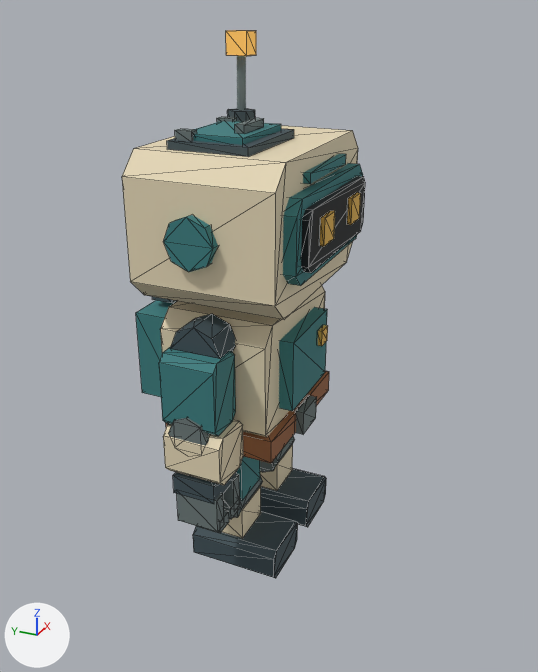
The glTF model assets/models/units/salvage_robot.glb, before and after one commit.
One viewpoint serves both versions: a 50 mm camera at (-1.728, -0.842, 1.529) aimed at (-0.038, -0.082, 0.684). Arrows for +X, +Y and +Z are at lower left; the lights stay in place. The older version comes first. Mesh edges are drawn as thin lines on the coarser meshes. Where no turn or scale is listed for an object, it has been applied to the vertices.

Names of what the first picture shows: 'Back battery', 'Chest power module', 'Dark face', 'Head hinge', 'Head shell', 'Left boot', 'Left forearm', 'Left shoulder axle', 'Left upper arm', 'Right boot', 'Torso shell', 'Visor frame' and 26 more.
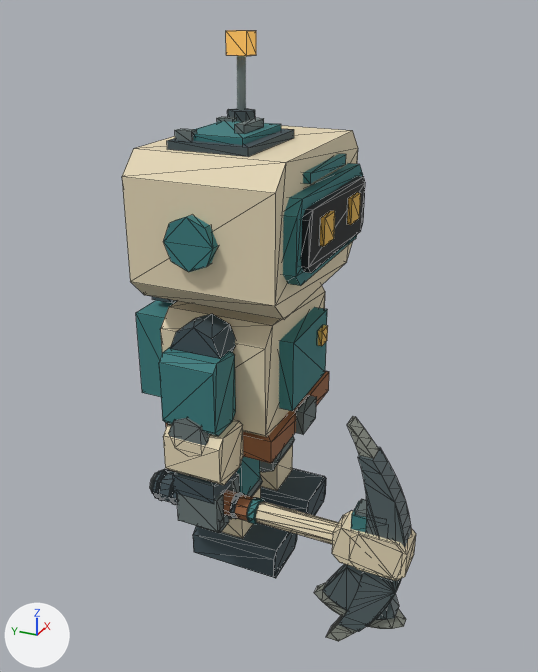
Boxes [x1, y1, x2, y2] around the edits, measured in the pictures (538 x 672 px):
'HeldPickaxe', added: after [150, 416, 416, 642]
    faces in mat_tool_head_steel (greyish cyan #556467): [338, 447, 411, 632]
    faces in mat_tool_shell_cream (beige #e7d9b8): [255, 501, 416, 581]
    faces in mat_tool_honed_edge (grey #90958b): [326, 416, 379, 642]
    faces in mat_tool_socket_iron (dark cyan #3f5057): [152, 469, 244, 519]
    faces in mat_tool_grip_wrap (brown #98623d): [223, 490, 255, 521]
'HeldAxe', added: after [158, 471, 406, 629]
    faces in mat_tool_head_steel (greyish cyan #556467): [323, 564, 399, 620]
    faces in mat_tool_shell_cream (beige #e7d9b8): [332, 510, 360, 567]
    faces in mat_tool_honed_edge (grey #90958b): [314, 582, 406, 629]
    faces in mat_tool_workshop_teal (cyan #397e80): [246, 497, 367, 533]
    faces in mat_tool_bright_steel (grey #6b7877): [355, 499, 367, 518]

Patch to the scene script:
```diff
--- a/assets/models/units/salvage_robot.glb.py
+++ b/assets/models/units/salvage_robot.glb.py
@@ ob_heldpickaxe @@
+ob_heldpickaxe = bpy.data.objects.new('HeldPickaxe', me_cylinder_026)  # 332 vertices, 588 faces; spans x -0.334..-0.237, y -0.571..0.149, z -0.034..0.634; in mat_tool_bright_steel (grey #6b7877), mat_tool_socket_iron (dark cyan #3f5057), mat_tool_status_light (orange #e5b653, glowing orange #b69040), mat_tool_workshop_teal (cyan #397e80), mat_tool_grip_wrap (brown #98623d), mat_tool_shell_cream (beige #e7d9b8), mat_tool_head_steel (greyish cyan #556467), mat_tool_honed_edge (grey #90958b)
+ob_heldpickaxe.location = (0.0, 0.0, 0.0)
@@ ob_heldaxe @@
+ob_heldaxe = bpy.data.objects.new('HeldAxe', me_cylinder_013)  # 312 vertices, 544 faces; spans x -0.333..-0.242, y -0.573..0.146, z 0.041..0.405; in mat_tool_bright_steel (grey #6b7877), mat_tool_socket_iron (dark cyan #3f5057), mat_tool_status_light (orange #e5b653, glowing orange #b69040), mat_tool_workshop_teal (cyan #397e80), mat_tool_grip_wrap (brown #98623d), mat_tool_shell_cream (beige #e7d9b8), mat_tool_head_steel (greyish cyan #556467), mat_tool_honed_edge (grey #90958b)
+ob_heldaxe.location = (0.0, 0.0, 0.0)
```
